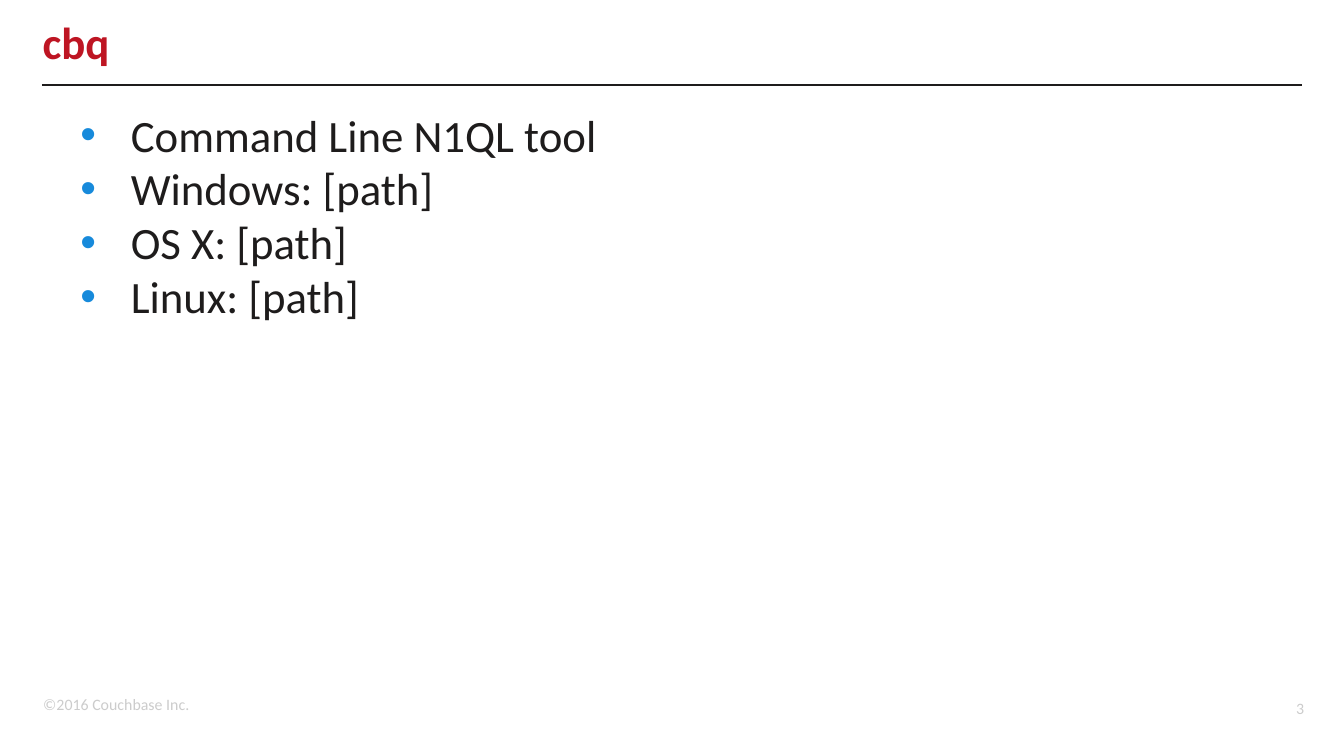
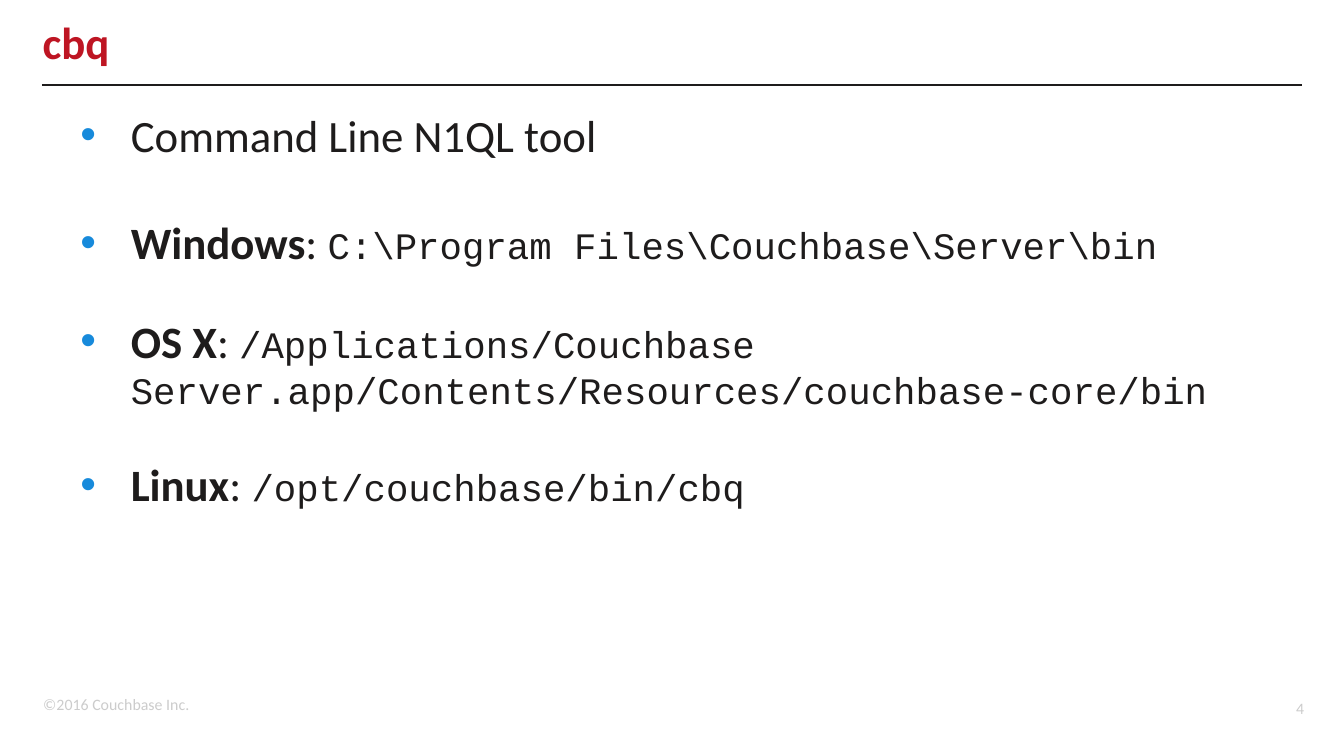
Before and after one commit to subalakr/workshop, a slide deck: slide 4 of connect2016/developer/02/02.pptx (slide 3 before the commit). Drawn at 1344x756 pixels with LibreOffice and Linux fonts; fonts in the diff are those of the drawing; background and template pictures are left out. Boxes give left, top, right and bottom in pixels: in the first picture for what was removed or moved away, otherwise in the second. Text is boxed around its words. In the diff, an @@ line names an element or a change of style, - is before the commit and + after.

```diff
--- a/connect2016/developer/02/02.pptx
+++ b/connect2016/developer/02/02.pptx
@@ text at (131, 227, 1207, 509): text changed; size 24 to 20 pt; font Calibri to Courier New @@
-• Windows: [path]
-• OS X: [path]
-• Linux: [path]
+• Windows: C:\Program Files\Couchbase\Server\bin
+• OS X: /Applications/Couchbase Server.app/Contents/Resources/couchbase-core/bin
+• Linux: /opt/couchbase/bin/cbq
@@ page number at (1296, 704, 1304, 714): text changed @@
-3
+4
```
Also in this commit, not shown: 4 other slides changed, 3 slides added, 3 slides removed.
